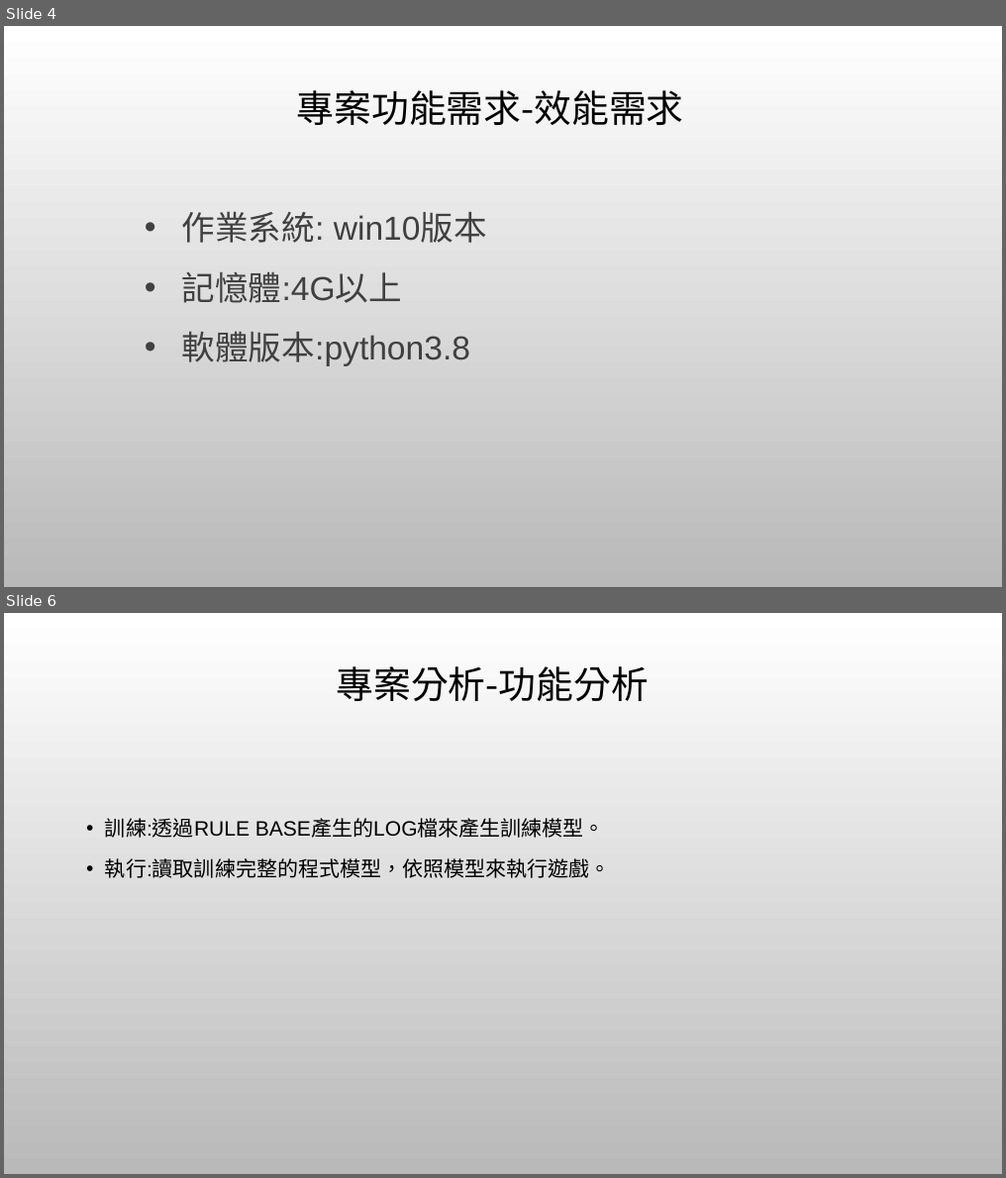
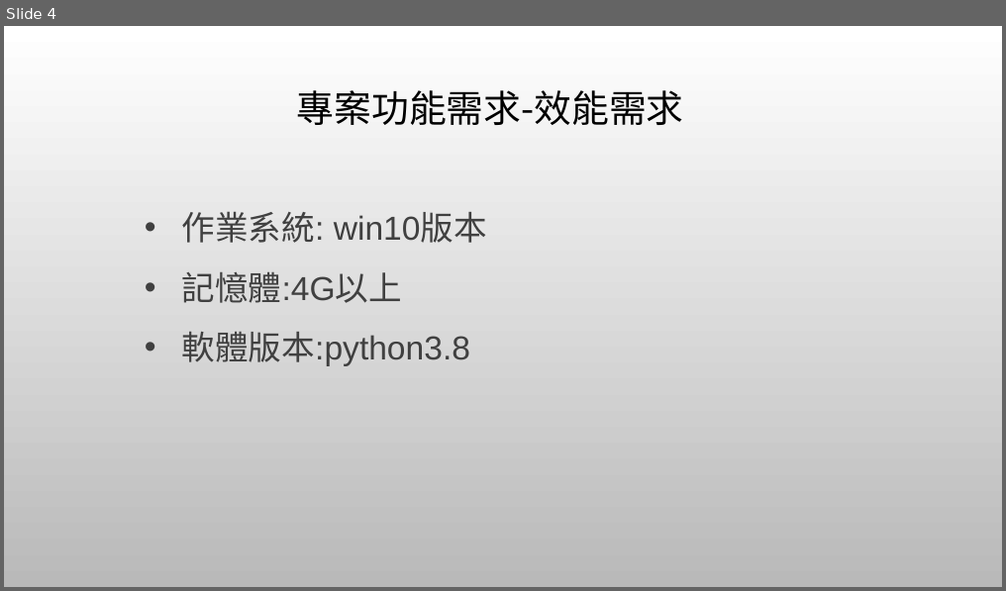
Before and after one commit to liang1127/Liang1127ML, a slide deck: HW4/機器學習實作乒乓球-專案管理.pptx. Shown one above the other, each under a label of ours: slides 4 and 6 before the commit, slide 4 after it; the slides between them are not shown. The pictures are 1006x1178 and 1006x591 pixels, drawn with LibreOffice and Linux fonts; fonts in the diff are those of the drawing; background and template pictures are left out. Boxes give left, top, right and bottom in pixels: in the first picture for what was removed or moved away, otherwise in the second. Text is boxed around its words. In the diff, an @@ line names an element or a change of style, - is before the commit and + after.

```diff
--- a/HW4/機器學習實作乒乓球-專案管理.pptx
+++ b/HW4/機器學習實作乒乓球-專案管理.pptx
@@ slide 6 removed at bbox=[4, 613, 1002, 1174], background picture (left out) @@
@@ title removed at bbox=[337, 666, 649, 701] @@
-專案分析-功能分析
@@ text removed at bbox=[105, 818, 611, 878] @@
-• 訓練:透過RULE BASE產生的LOG檔來產生訓練模型。
-• 執行:讀取訓練完整的程式模型，依照模型來執行遊戲。
```
Also in this commit, not shown: 2 slides added, 2 other slides removed.
